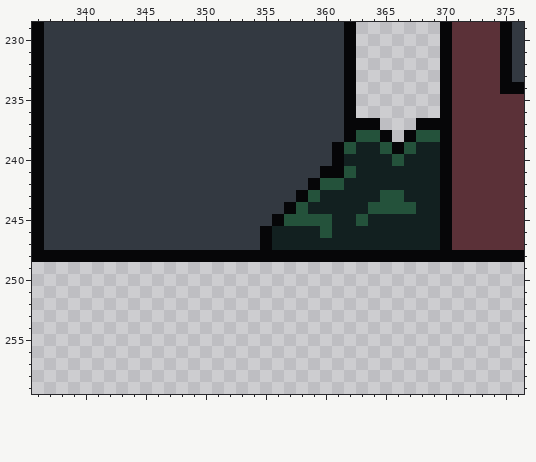
Edited in one commit: pixel-art file (Assets/Aseprite Projects/Level/Road_Houses.aseprite). This is how it looked before the edit.
1108x270 pixels, 1 frame. Shown: x 336..376, y 229..259. The commit also changed other parts of the picture, which this record leaves out.
Once edited:
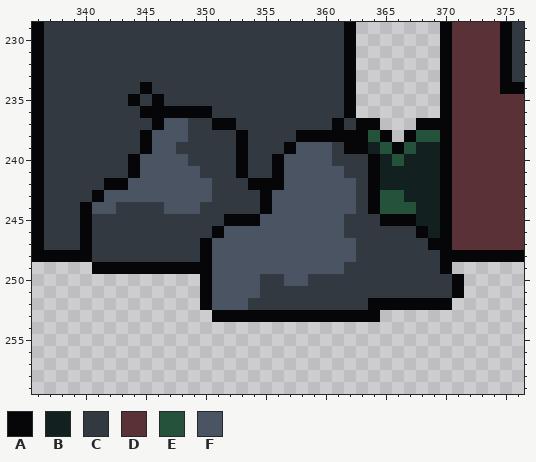
Palette (. is transparent): A #060608  B #122020  C #333941  D #5b3138  E #24523b  F #4a5462
Difference:
{"change": "layer \"GarbageBags #2\" added"}
{"where": "layer \"GarbageBags #2\""}
{"y":234,"x":345,"old":"C","new":"A"}
{"y":235,"x":344,"old":"C","new":"A"}
{"y":235,"x":346,"old":"C","new":"A"}
{"y":236,"x":345,"old":"CCCCCC","new":"AAAAAA"}
{"y":237,"x":346,"old":"CCC","new":"AFF"}
{"y":237,"x":351,"old":"CC","new":"AA"}
{"y":237,"x":361,"old":"CA","new":"AC"}
{"y":238,"x":345,"old":"CCCC","new":"AFFF"}
{"y":238,"x":353,"old":"C","new":"A"}
{"y":238,"x":358,"old":"CCCC","new":"AAAA"}
{"y":238,"x":363,"old":"E","new":"A"}
{"y":239,"x":345,"old":"CCC","new":"AFF"}
{"y":239,"x":353,"old":"C","new":"A"}
{"y":239,"x":357,"old":"CCCCAEB","new":"AFFFCAA"}
{"y":240,"x":344,"old":"CCCCC","new":"AFFFF"}
{"y":240,"x":353,"old":"C","new":"A"}
{"y":240,"x":356,"old":"CCCCCABBB","new":"AFFFFCCCA"}
{"y":241,"x":344,"old":"CCCCCC","new":"AFFFFF"}
{"y":241,"x":353,"old":"C","new":"A"}
{"y":241,"x":356,"old":"CCCCAAEBB","new":"AFFFFFCCA"}
{"y":242,"x":342,"old":"CCCCCCCCC","new":"AAFFFFFFF"}
{"y":242,"x":354,"old":"CCCCCAEEBBB","new":"AAAFFFFFFCA"}
{"y":243,"x":341,"old":"CCCCCCCCCC","new":"AFFFFFFFFF"}
{"y":243,"x":355,"old":"CCCAEBBBBB","new":"AFFFFFFFCA"}
{"y":244,"x":340,"old":"CCC","new":"AFF"}
{"y":244,"x":347,"old":"CCC","new":"FFF"}
{"y":244,"x":355,"old":"CCAEBBBBBE","new":"AFFFFFFFCA"}
{"y":245,"x":340,"old":"C","new":"A"}
{"y":245,"x":352,"old":"CCCCAEEEEBBEBBBB","new":"AAAFFFFFFFCCCAAA"}
{"y":246,"x":340,"old":"C","new":"A"}
{"y":246,"x":351,"old":"CCCCABBBBEBBBBBBBB","new":"AFFFFFFFFFFCCCCCCA"}
{"y":247,"x":340,"old":"C","new":"A"}
{"y":247,"x":350,"old":"CCCCCABBBBBBBBBBBBBB","new":"AFFFFFFFFFFFFCCCCCCA"}
{"y":248,"x":341,"old":"AAAAAAAAA","new":"CCCCCCCCC"}
{"y":248,"x":351,"old":"AAAAAAAAAAAAAAAAAAA","new":"FFFFFFFFFFFFCCCCCCC"}
{"y":249,"x":341,"old":"..............................","new":"AAAAAAAAAAFFFFFFFFFFFCCCCCCCCA"}
{"y":250,"x":350,"old":"......................","new":"AFFFFCCFFCCCCCCCCCCCCA"}
{"y":251,"x":350,"old":"......................","new":"AFFFFCCCCCCCCCCCCCCCCA"}
{"y":252,"x":350,"old":".....................","new":"AFFFCCCCCCCCCCAAAAAAA"}
{"y":253,"x":351,"old":"..............","new":"AAAAAAAAAAAAAA"}
{"label":"changed","picture_box":[80,82,464,322]}
